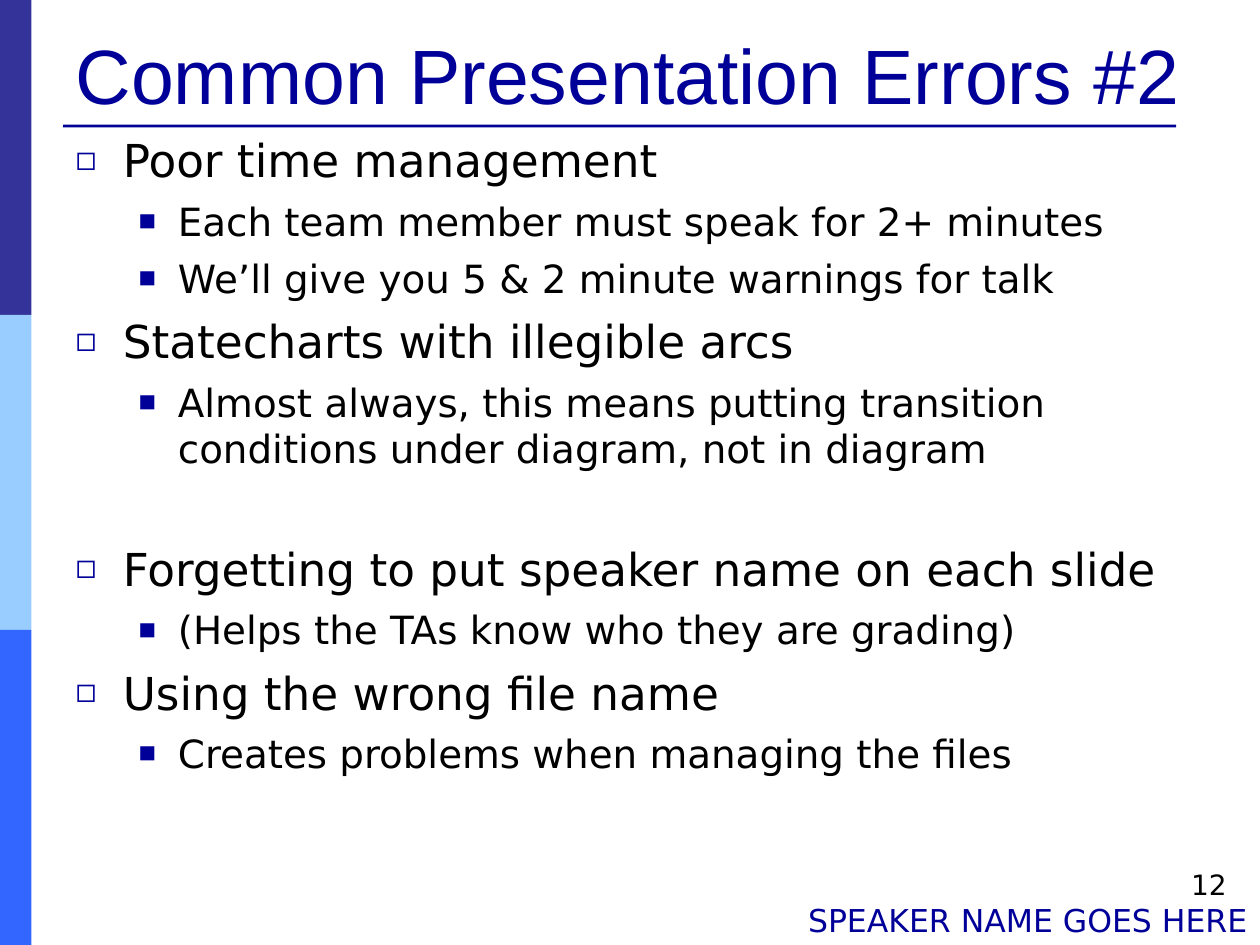
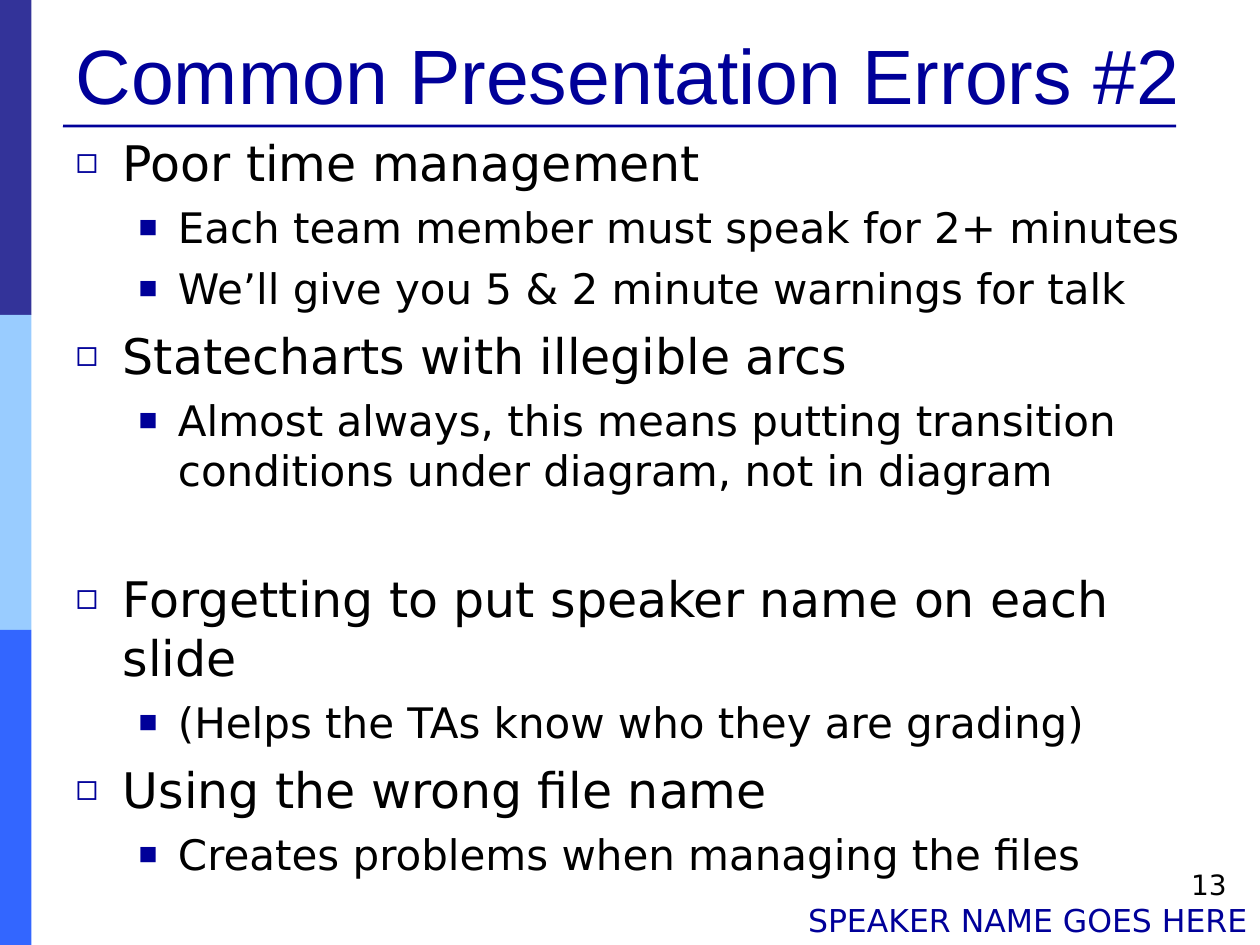
Before and after one commit to Muliang/18649, a slide deck: slide 13 of logs/09_mid_pres.ppt (slide 12 before the commit). Drawn at 1260x945 pixels with LibreOffice and Linux fonts; fonts in the diff are those of the drawing. Boxes give left, top, right and bottom in pixels: in the first picture for what was removed or moved away, otherwise in the second. Text is boxed around its words. In the diff, an @@ line names an element or a change of style, - is before the commit and + after.

```diff
--- a/logs/09_mid_pres.ppt
+++ b/logs/09_mid_pres.ppt
@@ text "Poor time management" at (123,143,1179,879): size 25.9 to 28 pt in "Poor time management", "Statecharts with illegible arcs", "Forgetting to put speaker name on each ...", "Using the wrong file name"; size 22.2 to 24 pt in "Each team member must speak for 2+ ...", "We’ll give you 5 & 2 minute ...", "Almost always, this means putting transition conditions ...", "(Helps the TAs know who they are ..." and 1 more places @@
@@ page number at (1191,874,1227,896): text changed @@
-12
+13
```
Also in this commit, not shown: 7 other slides changed, 2 slides added, 1 slide removed, 1 other file.
